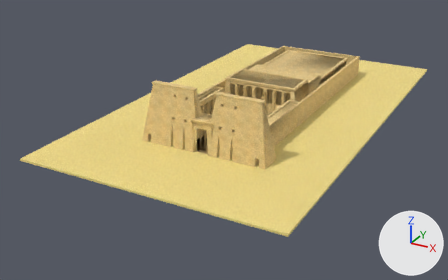
The OBJ model assets.obj, before and after one commit.
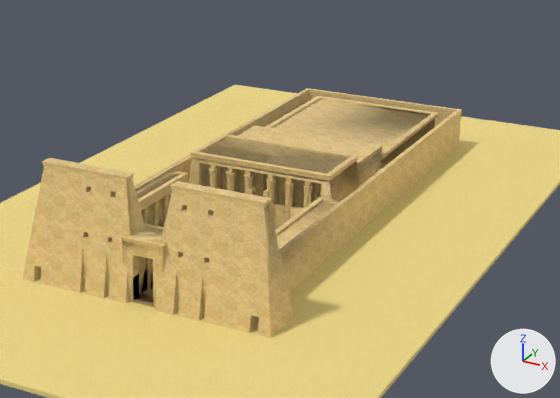
Each version appears first whole from a camera (50 mm lens) standing at (174.0, -232.0, 126.0) and looking at (18.0, 51.0, -16.0), and next in a close-up on the part from 29% to 91% of the width and 1% to 71% of the height. Every picture has the same lights, and +X, +Y and +Z are marked at lower right. The last two pictures show the newer version. Where no turn or scale is listed for an object, it has been applied to the vertices. Vertices at exactly the same position are counted once.

In view in the first close-up: 'assets'.
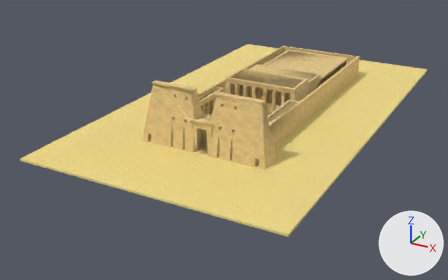
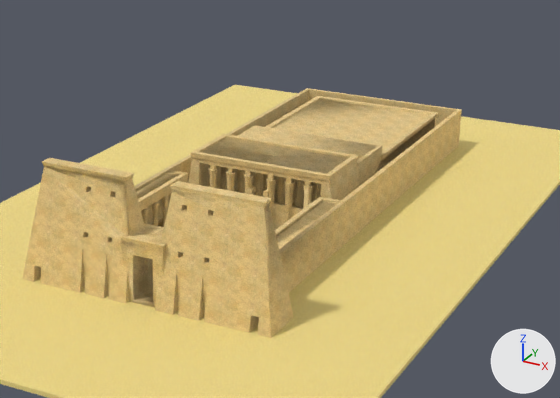
Boxes [x1, y1, x2, y2] around the edits, measured in the close-ups (560 x 398 px; the box of a moved part takes in the faces that stretch with it):
part 1 of me_assets, moved or reshaped
    both: [134, 126, 382, 304]
part 2 of me_assets, surface changed
    before: [229, 180, 312, 207]
    after: [229, 180, 311, 208]

The change, as a list of edits to the scene's bpy script:
```text
Change me_assets:
    used by ob_assets; location = (0.0, 0.0, 0.0)
    remove me_assets.from_pydata(...)  # 7443 vertices, 9487 faces; spans x -38.0..99.0, y -46.0..192.0, z -1.0..30.0
    add me_assets.from_pydata(...)  # 7426 vertices, 9462 faces; spans x -38.0..99.0, y -46.0..192.0, z -1.0..30.0
    me_assets part 1: 422 vertices moved within x 8.0..60.0, y 4.0..106.0, z 0.0..16.0; 17 vertices removed from x 0.0..35.0, y 0.0..127.0, z 0.0..3.0
    me_assets part 2: 107 kept faces spanning x 13.0..56.0, y 11.0..106.0, z 1.0..13.0 get new texture (UV) coordinates
```
